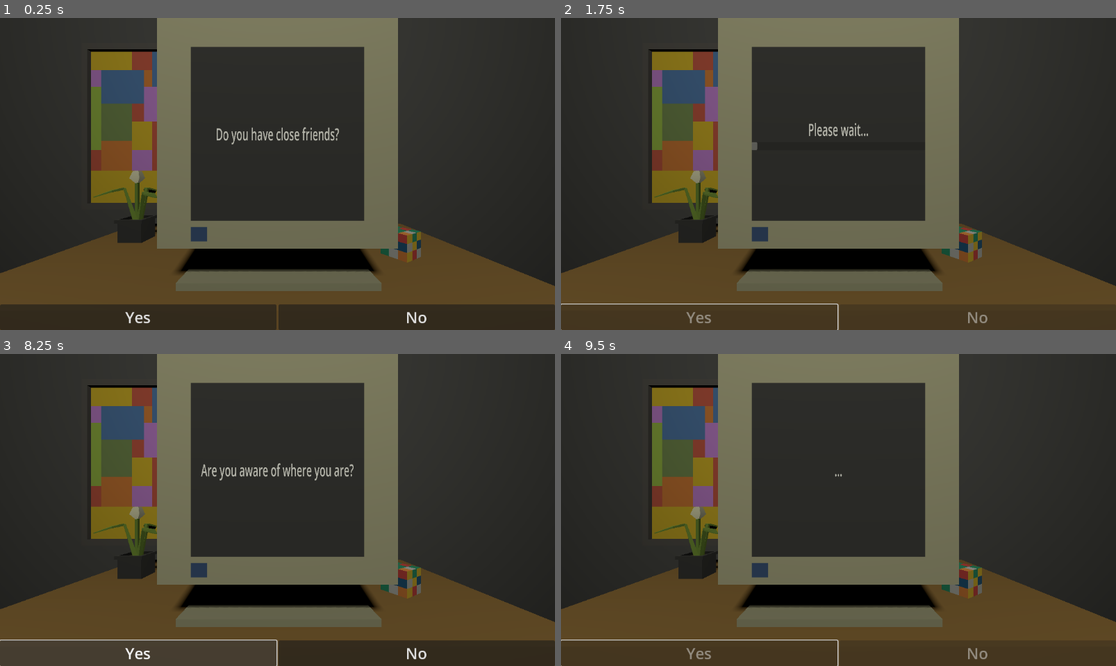
Above: before the commit, frames 1-4 (two rows, left to right).
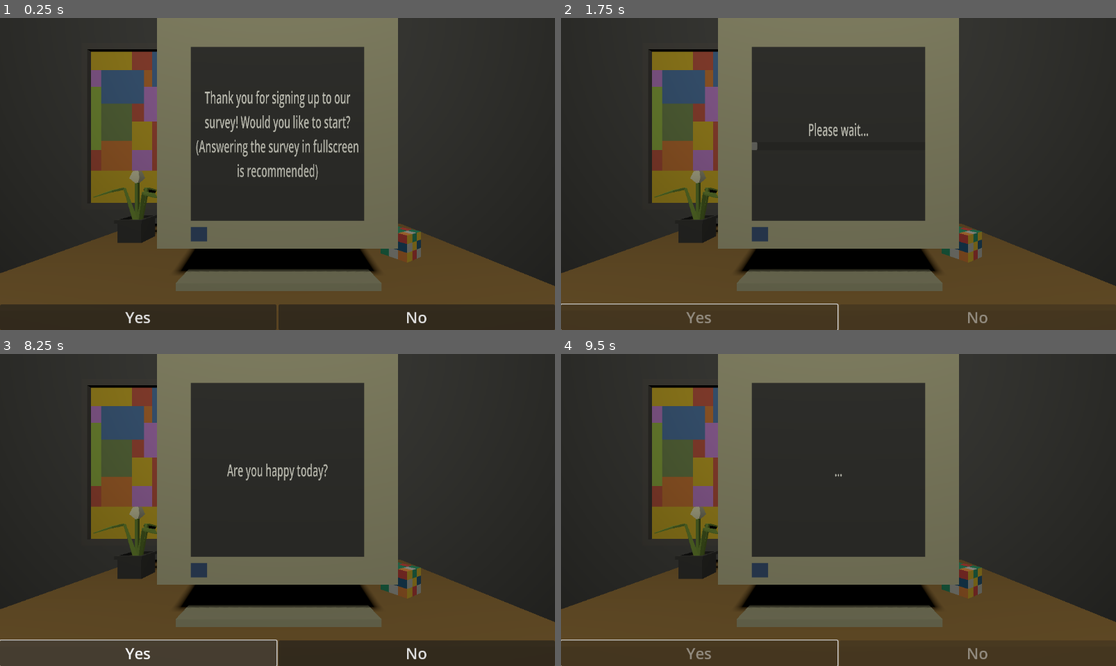
Above: after the commit, the same moments.

Repository: 69ShadesOfPeanut/Practice-Jam-3
Game: Godot game, scene res://Scenes/office.tscn
The game is run twice, just before and just after one commit, with the same random seed, the same clock (stepped at 60 frames per second) and the same inputs.
Inputs:
- Up to frame 1 (0.25 s): no input
- Up to frame 2 (1.75 s): click "Yes" at 0.5 s; tap Enter at 1.25 s
- Up to frame 3 (8.25 s): tap Space at 2, 3.5, 5 s; tap Enter at 2.75, 4.25 s
- Up to frame 4 (9.5 s): click "Yes" at 8.75 s

The runs differ from the first frame. In frame 1, 2.1% of the frame differs, in the area x 35-65%, y 23-52%; in frame 2, nothing differs; in frame 3, 0.5%; in frame 4, nothing differs.

Commit message:
Update office.tscn

Diff:
--- a/Scenes/office.tscn
+++ b/Scenes/office.tscn
@@ -123,7 +123,6 @@
 grow_horizontal = 2
 grow_vertical = 0
 script = ExtResource("7_u6eov")
-CurrentQuestion = 8
 ButtonClickSound = ExtResource("9_a0b7e")
 KnockingSound = ExtResource("10_ilr6g")
 SwitchOff = ExtResource("11_24fp6")
